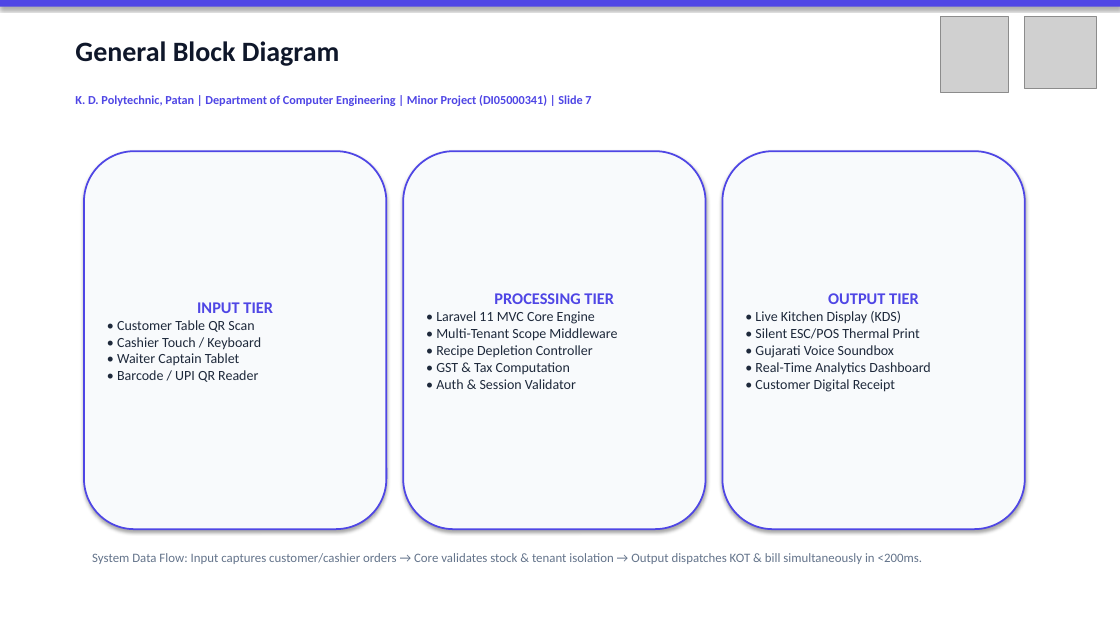
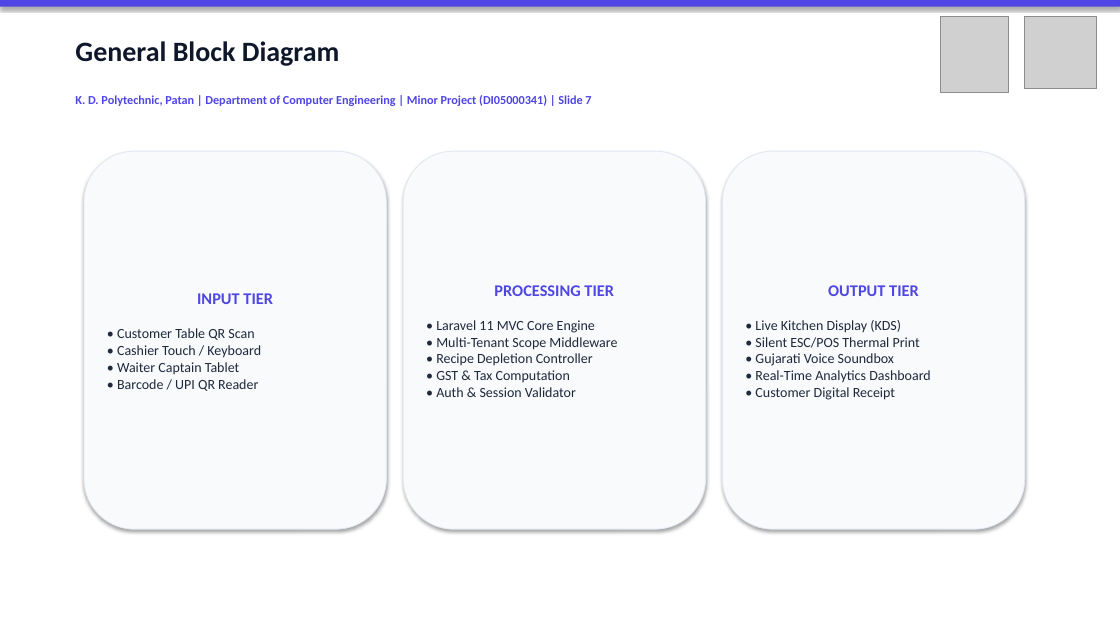
Before and after one commit to Shubh-Patel-07/DineFlow-AI, a slide deck: slide 7 of docs/DineFlow_AI_GTU_Minor_Project_Presentation.pptx. Drawn at 1120x630 pixels with LibreOffice and Linux fonts; fonts in the diff are those of the drawing; grey boxes stand for pictures. Boxes give left, top, right and bottom in pixels: in the first picture for what was removed or moved away, otherwise in the second. Text is boxed around its words. In the diff, an @@ line names an element or a change of style, - is before the commit and + after.

```diff
--- a/docs/DineFlow_AI_GTU_Minor_Project_Presentation.pptx
+++ b/docs/DineFlow_AI_GTU_Minor_Project_Presentation.pptx
@@ outline #4F46E5 1.5 pt to #E2E8F0 0.75 pt in 3 elements at (84,151,386,529), (403,151,706,529), (723,151,1025,529) @@
@@ text removed at (92,553,922,564) @@
-System Data Flow: Input captures customer/cashier orders → Core validates stock & tenant isolation → Output dispatches KOT & bill simultaneously in <200ms.
```
Also in this commit, not shown: 9 other slides changed, 1 slide added, 1 slide removed, 1 other file.
